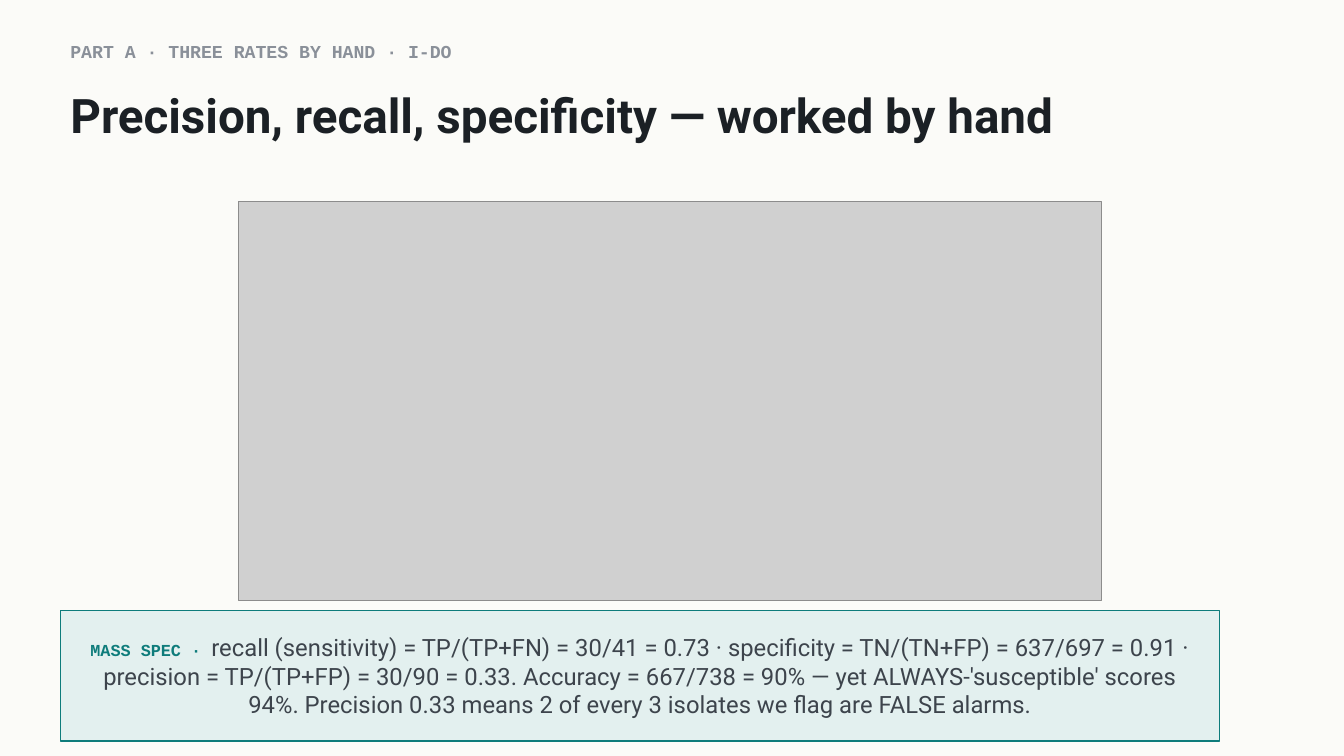
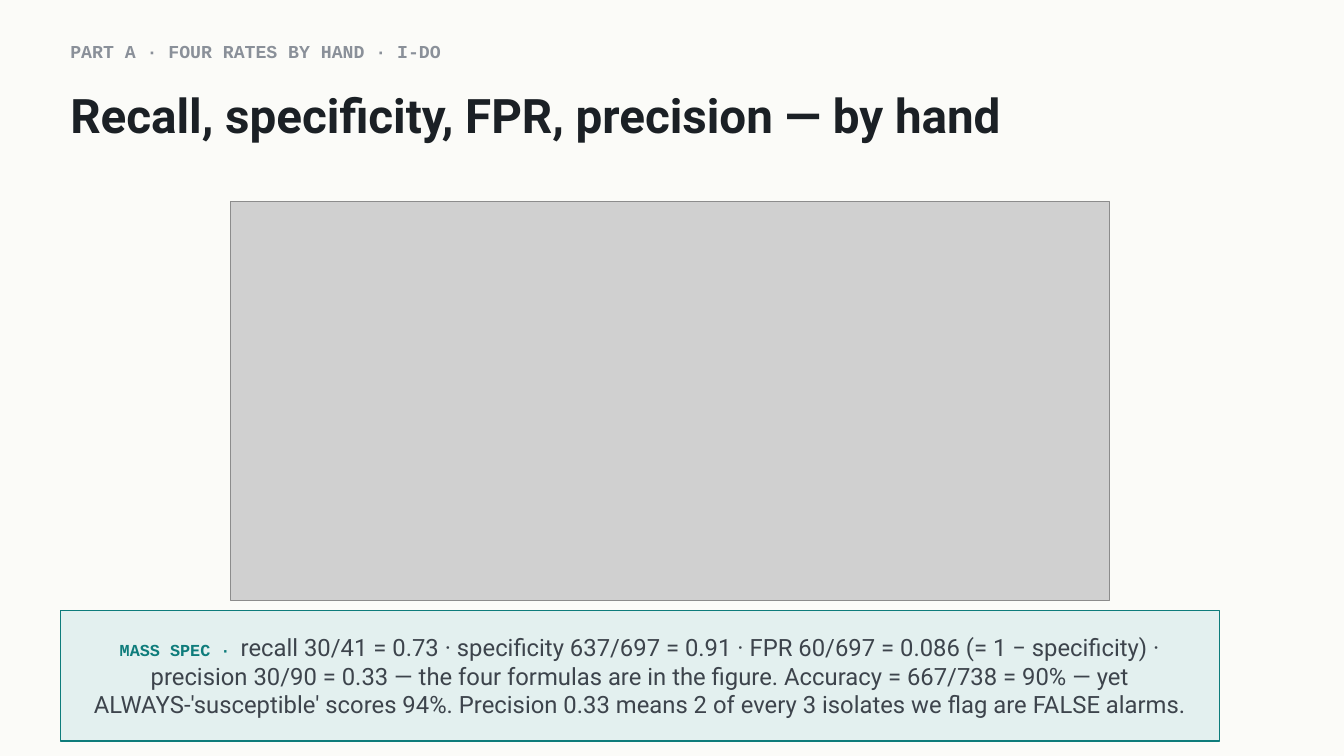
Before and after one commit to indigobio/msacl_dl_course, a slide deck: slide 5 of slides/pptx/lecture10_imbalanced_data.pptx. Drawn at 1344x756 pixels with LibreOffice and Linux fonts; fonts in the diff are those of the drawing; grey boxes stand for pictures. Boxes give left, top, right and bottom in pixels: in the first picture for what was removed or moved away, otherwise in the second. Text is boxed around its words. In the diff, an @@ line names an element or a change of style, - is before the commit and + after.

```diff
--- a/slides/pptx/lecture10_imbalanced_data.pptx
+++ b/slides/pptx/lecture10_imbalanced_data.pptx
@@ text at [70, 46, 441, 58]: text changed @@
-PART A · THREE RATES BY HAND · I-DO
+PART A · FOUR RATES BY HAND · I-DO
@@ text at [70, 97, 1000, 143]: text changed @@
-Precision, recall, specificity — worked by hand
+Recall, specificity, FPR, precision — by hand
@@ picture: place and size @@
-picture at [239, 202, 1102, 601]
+picture at [231, 202, 1110, 601]
@@ text in rectangle at [94, 637, 1185, 718]: text changed @@
-MASS SPEC · recall (sensitivity) = TP/(TP+FN) = 30/41 = 0.73 · specificity = TN/(TN+FP) = 637/697 = 0.91 · precision = TP/(TP+FP) = 30/90 = 0.33. Accuracy = 667/738 = 90% — yet ALWAYS-'susceptible' scores 94%. Precision 0.33 means 2 of every 3 isolates we flag are FALSE alarms.
+MASS SPEC · recall 30/41 = 0.73 · specificity 637/697 = 0.91 · FPR 60/697 = 0.086 (= 1 − specificity) · precision 30/90 = 0.33 — the four formulas are in the figure. Accuracy = 667/738 = 90% — yet ALWAYS-'susceptible' scores 94%. Precision 0.33 means 2 of every 3 isolates we flag are FALSE alarms.
```
Also in this commit, not shown: 4 other slides changed, 33 other files.
